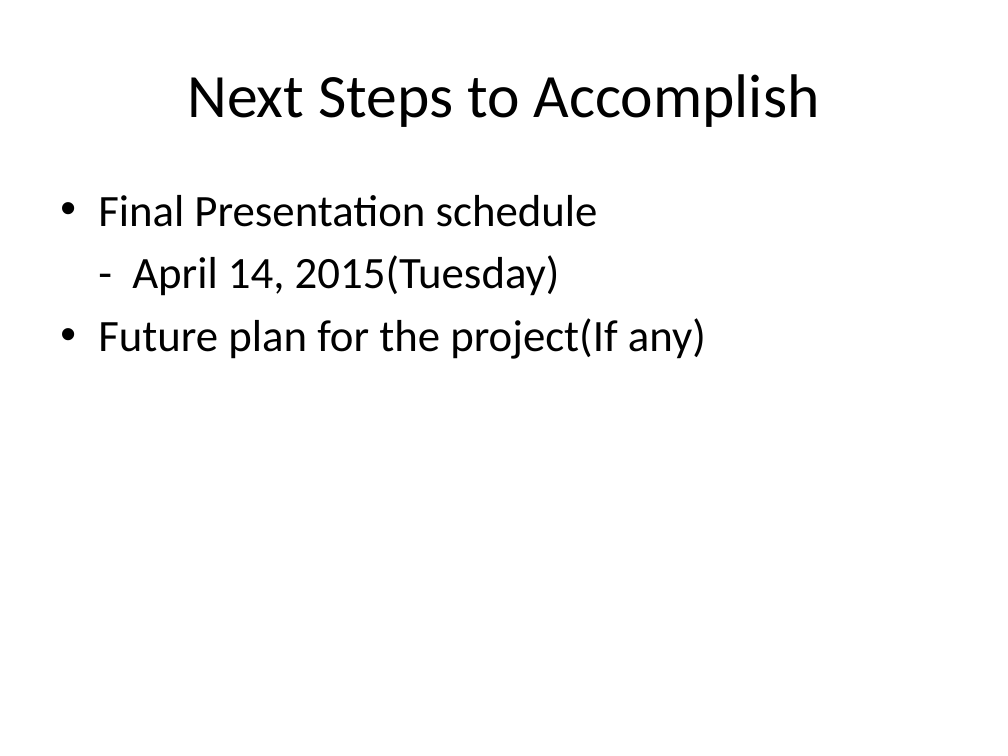
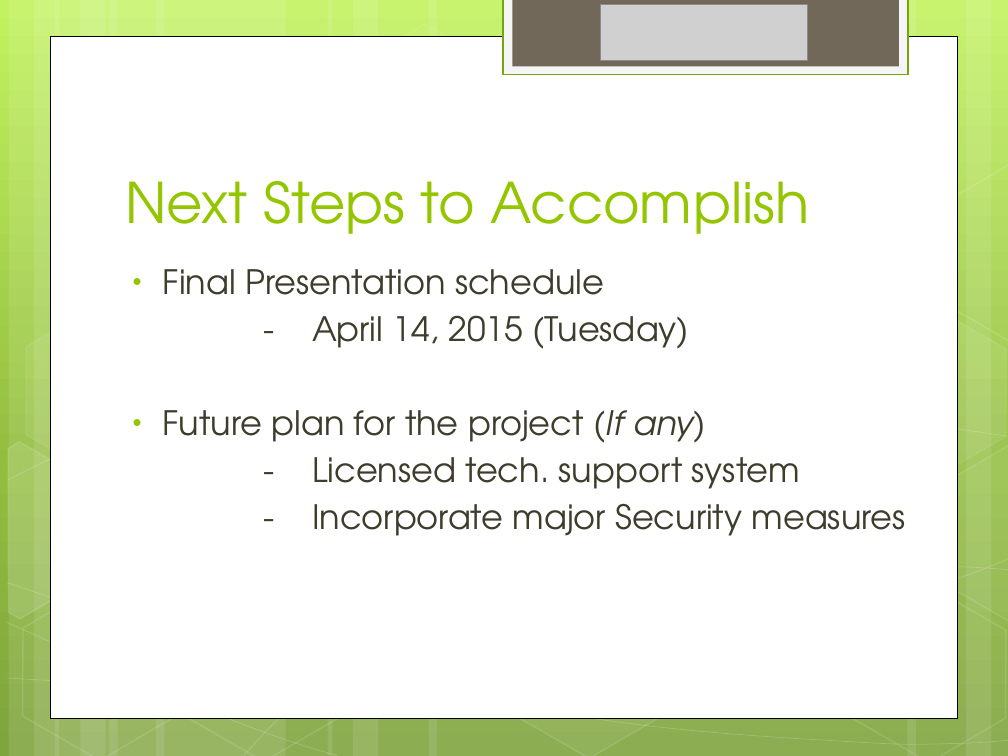
Before and after one commit to joegeneq/apc-softdev-it111-04, a slide deck: slide 17 of documentation/softdev/JMGTCC Travel Arrangement and Appointment System(Initial).pptx (slide 10 before the commit). Drawn at 1008x756 pixels with LibreOffice and Linux fonts; fonts in the diff are those of the drawing; grey boxes stand for pictures. Boxes give left, top, right and bottom in pixels: in the first picture for what was removed or moved away, otherwise in the second. Text is boxed around its words. In the diff, an @@ line names an element or a change of style, - is before the commit and + after.

Commit message:
Updated Project Presentation

```diff
--- a/documentation/softdev/JMGTCC Travel Arrangement and Appointment System(Initial).pptx
+++ b/documentation/softdev/JMGTCC Travel Arrangement and Appointment System(Initial).pptx
@@ background #FFFFFF to gradient #C3F35F to #93BF3F to #81A53E @@
@@ rectangle added at box(503, 0, 908, 75), fill #F5F5F5, outline #74A510 1.25 pt @@
@@ rectangle added at box(512, 0, 898, 67), fill #71685A @@
@@ picture added at box(601, 5, 807, 61) @@
@@ rectangle added at box(50, 36, 958, 718), fill #FFFFFF, outline #000000 0.5 pt @@
@@ title "Next Steps to Accomplish": place and size @@
-title "Next Steps to Accomplish" at box(188, 74, 820, 127)
+title "Next Steps to Accomplish" at box(125, 181, 810, 234)
@@ title "Next Steps to Accomplish" at box(125, 181, 810, 234): size 44 to 40 pt, font Calibri to TeX Gyre Adventor, text colour #000000 to #94C600; alignment centre to left; vertical alignment middle to bottom @@
@@ group added at box(0, 0, 1008, 756): 12 rectangles, 8 freeform shapes, 8 hexagons @@
@@ text "Final Presentation schedule": place and size @@
-text "Final Presentation schedule" at box(98, 195, 706, 359)
+text "Final Presentation schedule" at box(163, 269, 906, 536)
@@ text at box(163, 269, 604, 295): size 32 to 24 pt, font Calibri to TeX Gyre Adventor, text colour #000000 to #3E3D2D in "Final Presentation schedule"; indent changed; less space between paragraphs @@
@@ text at box(163, 315, 906, 536): text changed; size 32 to 24 pt; font Calibri to TeX Gyre Adventor; text colour #000000 to #3E3D2D @@
-- April 14, 2015(Tuesday)
-• Future plan for the project(If any)
+- April 14, 2015 (Tuesday)
+• Future plan for the project (If any)
+- Licensed tech. support system
+- Incorporate major Security measures
```
Also in this commit, not shown: 5 other slides changed, 12 slides added, 4 slides removed.
